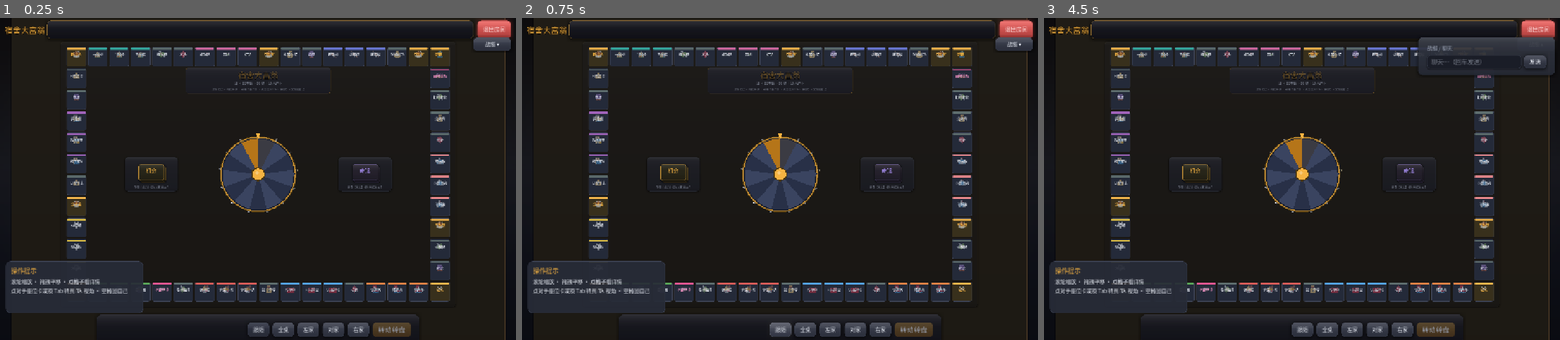
Above: before the commit, frames 1-3 (left to right).
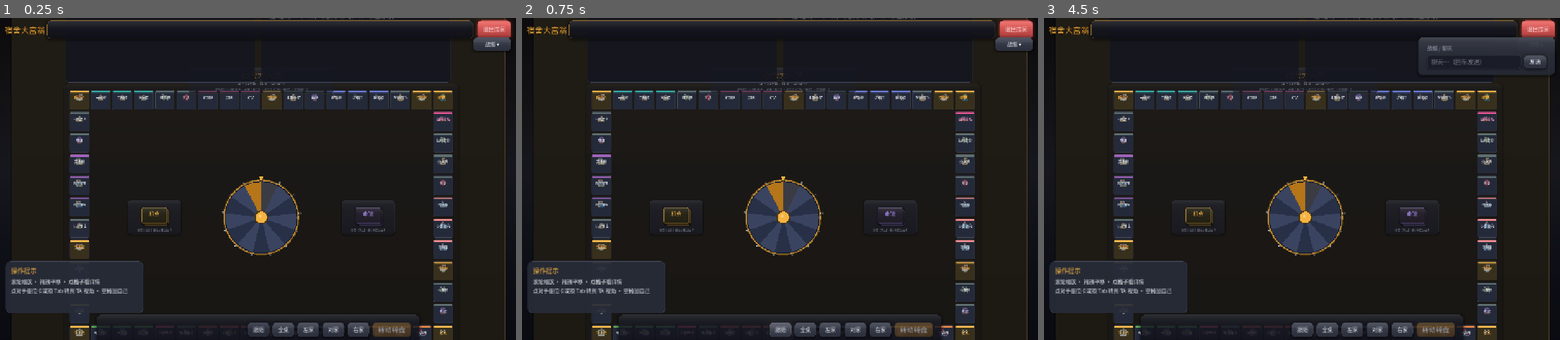
Above: after the commit, the same moments.

Repository: Lousync/dorm-monopoly
Game: Godot game, scene res://scenes/game.tscn
The game is run twice, just before and just after one commit, with the same random seed, the same clock (stepped at 60 frames per second) and the same inputs. This scene is started directly instead of the project's main scene.
Inputs:
- Up to frame 1 (0.25 s): no input
- Up to frame 2 (0.75 s): click "跟随" at 0.5 s
- Up to frame 3 (4.5 s): click "全桌" at 1.25 s; click "左家" at 2 s; click "对家" at 2.75 s; click "右家" at 3.5 s; click "战报 ▾" at 4.25 s

The runs differ from the first frame. In frame 1, 21% of the frame differs, in the area x 13-88%, y 0-100%; in frame 2, 21%; in frame 3, 20%.
Error in both runs: Out of bounds get index '0' (on base: 'Array') (res://scripts/game.gd:746)

Commit message:
布局调整：棋盘下移贴合玩家数据区（下缘留缝 80），顶部空区放两块桌面数据面板——「战况」实时排行（现金/地产/身家）与「最近战报」事件流，随桌面旋转；修 Panel 非容器导致的内衬塌陷

Diff:
--- a/scripts/board_view.gd
+++ b/scripts/board_view.gd
@@ -23,10 +23,18 @@
 # 方框边长由棋盘长边驱动，上下间隙动态配平，桌面恒为正方形
 static var TABLE := _make_table()
 
+## 棋盘下移贴住玩家数据区：下缘只留小缝，余下空隙留给顶部数据面板
+const HOLE_GAP_BOTTOM := 80.0
+static var BOARD_OFFSET := _make_board_offset()
+
 static func _make_table() -> Rect2:
 	var side: float = WORLD.x + 2.0 * (BAND_SIDE + HOLE_MX)
 	var my: float = (side - 2.0 * BAND_TB - WORLD.y) * 0.5
 	return Rect2(-(BAND_SIDE + HOLE_MX), -(BAND_TB + my), side, side)
+
+static func _make_board_offset() -> Vector2:
+	var hole_bottom := TABLE.end.y - BAND_TB
+	return Vector2(HOLE_MX, hole_bottom - HOLE_GAP_BOTTOM - WORLD.y)
 const SEAT_SIZE := Vector2(1068, 220)
 const SLOT_SIZE := Vector2(148, 196)
 
@@ -99,6 +107,7 @@
 	mouse_exited.connect(func() -> void:
 		set_hover(-1)
 		_set_seat_hover(-1))
+	_build_top_panels()
 
 # ---------------- 坐标换算 ----------------
 
@@ -111,7 +120,7 @@
 	return GameData.index_at_grid(col, row)
 
 static func tile_pos(i: int) -> Vector2:
-	return Vector2(tile_grid(i)) * TILE
+	return BOARD_OFFSET + Vector2(tile_grid(i)) * TILE
 
 func _world_from_view(view_pos: Vector2) -> Vector2:
 	return _center + (view_pos - _visible_center()).rotated(-_rot) / _zoom
@@ -141,7 +150,7 @@
 	return out
 
 func _index_at(view_pos: Vector2) -> int:
-	var w := _world_from_view(view_pos)
+	var w := _world_from_view(view_pos) - BOARD_OFFSET
 	var col := int(floor(w.x / TILE))
 	var row := int(floor(w.y / TILE))
 	if col < 0 or col >= GameData.BOARD_COLS or row < 0 or row >= GameData.BOARD_ROWS:
@@ -170,7 +179,7 @@
 
 	# 棋盘区：同一张木纹上轻微压暗 + 描边勾出边界，格子直接落在桌面上
 	var bg := Panel.new()
-	bg.position = Vector2(-26, -26)
+	bg.position = BOARD_OFFSET - Vector2(26, 26)
 	bg.size = WORLD + Vector2(52, 52)
 	bg.mouse_filter = Control.MOUSE_FILTER_IGNORE
 	bg.add_theme_stylebox_override("panel", UIKit.card_stylebox(Color(0.05, 0.05, 0.07, 0.32), 20,
@@ -266,7 +275,7 @@
 ## 棋盘中央内区布局（仿实体桌游）：上方标题水印，中央「机会」「命运」两个牌堆，
 ## 事件卡从对应牌堆抽出展示。
 func _build_interior() -> void:
-	var c := WORLD * 0.5
+	var c := WORLD * 0.5 + BOARD_OFFSET
 	var p := Panel.new()
 	p.position = Vector2(c.x - 380, 110)
 	p.size = Vector2(760, 140)
@@ -859,6 +868,98 @@
 		"pips": pips, "slots": slots, "edge": e, "peer": int(p.peer),
 		"shown": int(p.money), "tw": null}
 
+# ---------------- 顶部数据面板（棋盘上方的空区） ----------------
+
+var _rank_rows := []                # {peer, row, name_l, money_l, prop_l}
+var _rank_box: VBoxContainer
+var _world_log: RichTextLabel
+
+## 顶部空区放两块数据面板：左边战况排行，右边最近战报（世界坐标，随桌面旋转）
+func _build_top_panels() -> void:
+	var top := TABLE.position.y + BAND_TB + 36.0
+	var bot := BOARD_OFFSET.y - 36.0
+	var left := -HOLE_MX
+	var right := WORLD.x + HOLE_MX
+	var half_w := (right - left) * 0.5
+	_make_data_panel(Rect2(left + 16, top, half_w - 32, bot - top), "战况", true)
+	_make_data_panel(Rect2(left + half_w + 16, top, half_w - 32, bot - top), "最近战报", false)
+
+func _make_data_panel(rect: Rect2, title: String, rank: bool) -> void:
+	var panel := Panel.new()
+	panel.position = rect.position
+	panel.size = rect.size
+	panel.mouse_filter = Control.MOUSE_FILTER_IGNORE
+	panel.add_theme_stylebox_override("panel", UIKit.stylebox(Color(0.078, 0.086, 0.124, 0.88), 16,
+		Color(UIKit.BORDER.r, UIKit.BORDER.g, UIKit.BORDER.b, 0.55), 1))
+	_world.add_child(panel)
+	var m := UIKit.margins(18, 14, 14, 12)
+	m.position = Vector2(18, 14)
+	m.size = rect.size - Vector2(32, 26)  # Panel 非容器，内衬需显式铺满
+	m.mouse_filter = Control.MOUSE_FILTER_IGNORE
+	panel.add_child(m)
+	var v := VBoxContainer.new()
+	v.add_theme_constant_override("separation", 8)
+	v.mouse_filter = Control.MOUSE_FILTER_IGNORE
+	m.add_child(v)
+	var t := UIKit.label(title, 24, UIKit.ACCENT)
+	t.mouse_filter = Control.MOUSE_FILTER_IGNORE
+	v.add_child(t)
+	if rank:
+		_rank_box = v
+	else:
+		_world_log = RichTextLabel.new()
+		_world_log.bbcode_enabled = true
+		_world_log.scroll_following = true
+		_world_log.size_flags_vertical = Control.SIZE_EXPAND_FILL
+		_world_log.custom_minimum_size = Vector2(0, 120)
+		_world_log.add_theme_font_size_override("normal_font_size", 19)
+		_world_log.mouse_filter = Control.MOUSE_FILTER_IGNORE
+		v.add_child(_world_log)
+
+## 战况面板：按行动顺序建行（现金由对局层刷新）
+func build_rank(players: Array) -> void:
+	for r in _rank_rows:
+		(r.row as Control).queue_free()
+	_rank_rows.clear()
+	for p in players:
+		var row := HBoxContainer.new()
+		row.add_theme_constant_override("separation", 10)
+		row.mouse_filter = Control.MOUSE_FILTER_IGNORE
+		var chip := UIKit.chip(GameData.PLAYER_COLORS[int(p.color) % 4], 14)
+		chip.mouse_filter = Control.MOUSE_FILTER_IGNORE
+		row.add_child(chip)
+		var name_l := UIKit.label(String(p.name), 20, UIKit.TEXT)
+		name_l.size_flags_horizontal = Control.SIZE_EXPAND_FILL
+		name_l.text_overrun_behavior = TextServer.OVERRUN_TRIM_ELLIPSIS
+		name_l.mouse_filter = Control.MOUSE_FILTER_IGNORE
+		row.add_child(name_l)
+		var money_l := UIKit.label(GameData.fmt_money(int(p.money)), 20, UIKit.ACCENT)
+		money_l.mouse_filter = Control.MOUSE_FILTER_IGNORE
+		row.add_child(money_l)
+		var prop_l := UIKit.label("", 18, UIKit.TEXT_DIM)
+		prop_l.custom_minimum_size = Vector2(360, 0)
+		prop_l.horizontal_alignment = HORIZONTAL_ALIGNMENT_RIGHT
+		prop_l.mouse_filter = Control.MOUSE_FILTER_IGNORE
+		row.add_child(prop_l)
+		_rank_box.add_child(row)
+		_rank_rows.append({"peer": int(p.peer), "row": row, "name_l": name_l,
+			"money_l": money_l, "prop_l": prop_l})
+
+func rank_count() -> int:
+	return _rank_rows.size()
+
+func update_rank_row(peer: int, money: int, prop_text: String) -> void:
+	for r in _rank_rows:
+		if int(r.peer) == peer:
+			(r.money_l as Label).text = GameData.fmt_money(money)
+			(r.prop_l as Label).text = prop_text
+			return
+
+## 最近战报镜像（世界面板）
+func world_log_line(bb: String) -> void:
+	if _world_log != null and is_instance_valid(_world_log):
+		_world_log.append_text(bb + "\n")
+
 # ---------------- 渲染状态快照 ----------------
 
 func render(state: Dictionary) -> void:
--- a/scripts/game.gd
+++ b/scripts/game.gd
@@ -847,6 +847,7 @@
 @rpc("authority", "call_local", "reliable")
 func s_log(line: String) -> void:
 	log_text.append_text(line + "\n")
+	board.world_log_line(line)
 
 @rpc("authority", "call_local", "reliable")
 func s_prompt(token: int, title: String, text: String, ok_text: String) -> void:
@@ -868,6 +869,11 @@
 		var pls: Array = st.get("players", [])
 		if not pls.is_empty():
 			board.build_seats(pls, my_peer)
+	if board.rank_count() == 0:
+		var pls2: Array = st.get("players", [])
+		if not pls2.is_empty():
+			board.build_rank(pls2)
+	var tiles_arr: Array = st.get("tiles", [])
 	for p in st.get("players", []):
 		var peer := int(p.peer)
 		seen[peer] = true
@@ -930,6 +936,16 @@
 				var pos := board.token_screen_pos(peer) + Vector2(0, -30)
 				Fx.float_text(self, pos, ("+" if diff > 0 else "") + GameData.fmt_money(diff), col, 19)
 				Fx.play("cash" if diff > 0 else "pay", -5.0)
+		# 顶部战况面板：现金 / 地产数 / 身家（与房主 _net_worth 同一公式）
+		var prop_n := 0
+		var worth := int(p.money)
+		for i in tiles_arr.size():
+			var td: Dictionary = tiles_arr[i]
+			if int(td.get("owner", GameData.NO_OWNER)) == peer:
+				prop_n += 1
+				worth += int(GameData.TILES[i].price) + int(td.get("level", 0)) * GameData.upgrade_cost(i)
+		board.update_rank_row(peer, int(p.money), "地产 ×%d · 身家 %s" % [prop_n, GameData.fmt_money(worth)])
+
 		if not bool(p.alive):
 			row.money_l.text = "已出局"
 			row.money_l.add_theme_color_override("font_color", UIKit.TEXT_DIM)
@@ -1226,6 +1242,7 @@
 		var line := str(Net.chat_history[_chat_shown])
 		_chat_shown += 1
 		log_text.append_text("[color=#7f8699]%s[/color]\n" % line.replace("[", "［"))
+		board.world_log_line("[color=#7f8699]%s[/color]" % line.replace("[", "［"))
 
 func _on_conn_lost(reason: String) -> void:
 	Net.last_error = reason
Binary file added: shots/layout_shift_plain.png
Binary file added: shots/logpanel_table_plain.png
Not shown, changed: README.md
